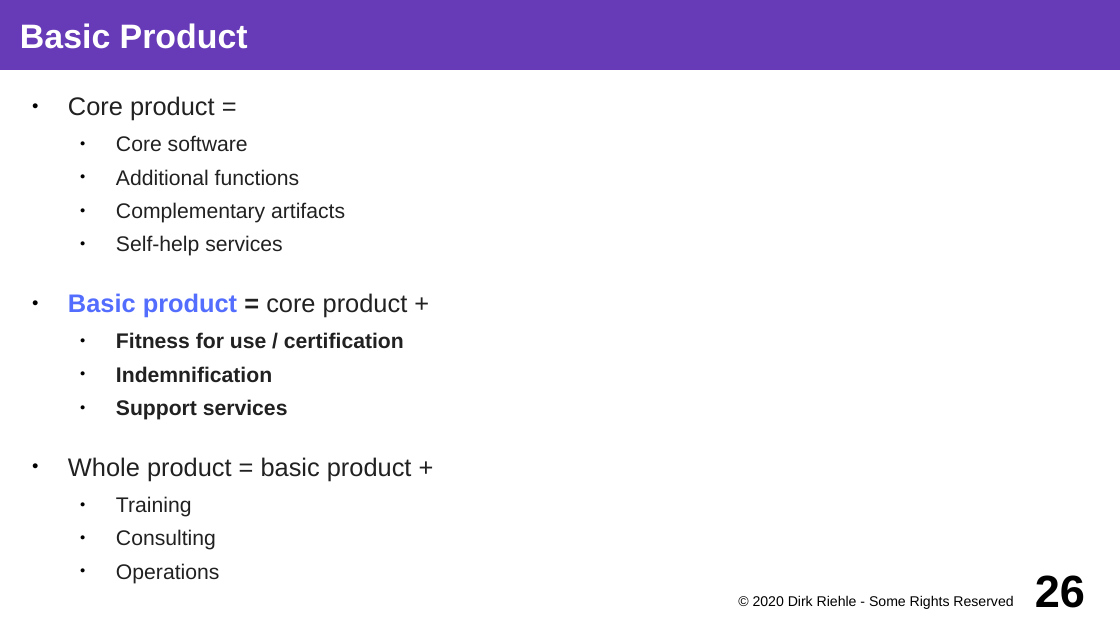
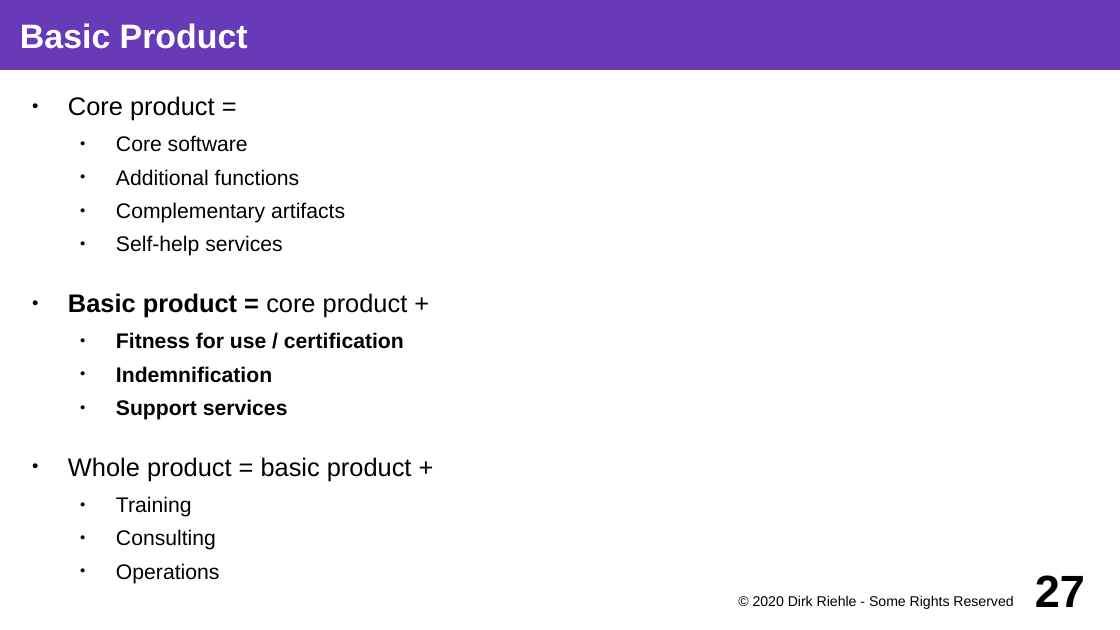
Before and after one commit to dirkriehle/coss-course, a slide deck: slide 27 of Lecture slides/COSS B02 - Software Products.odp (slide 26 before the commit). Drawn at 1120x630 pixels with LibreOffice and Linux fonts; fonts in the diff are those of the drawing. Boxes give left, top, right and bottom in pixels: in the first picture for what was removed or moved away, otherwise in the second. Text is boxed around its words. In the diff, an @@ line names an element or a change of style, - is before the commit and + after.

```diff
--- a/Lecture slides/COSS B02 - Software Products.odp
+++ b/Lecture slides/COSS B02 - Software Products.odp
@@ text "Core product =" at (68,96,412,550): text colour #212121 to #000000; text colour #536DFE to #000000 in "Basic product" @@
@@ page number at (1035,575,1085,607): text changed @@
-26
+27
```
Also in this commit, not shown: 13 other slides changed, 1 slide added, 1 other file.
